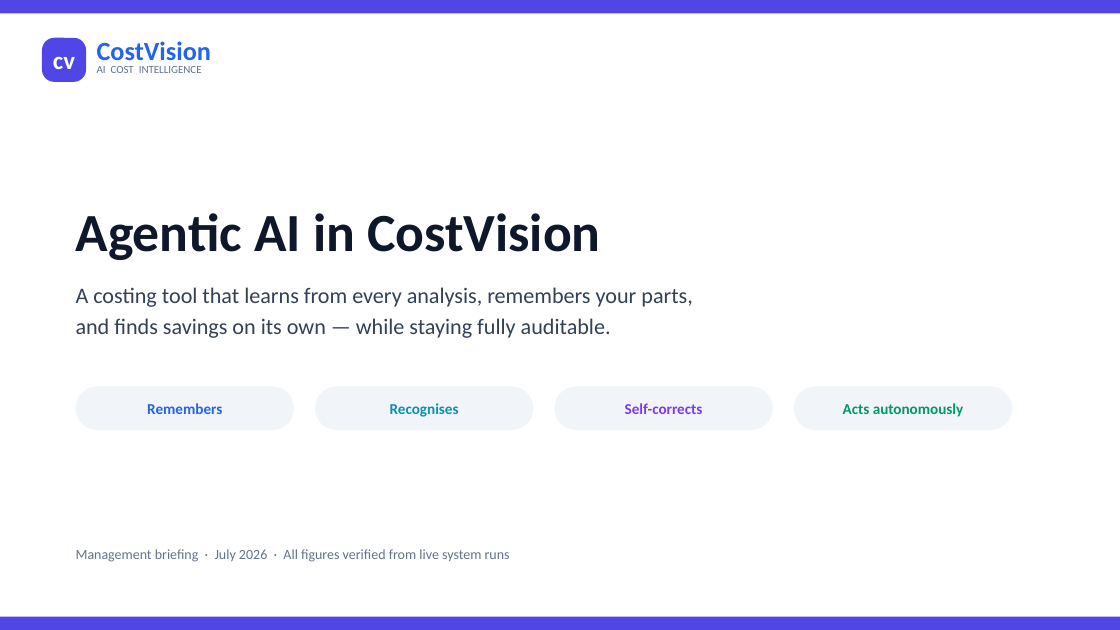
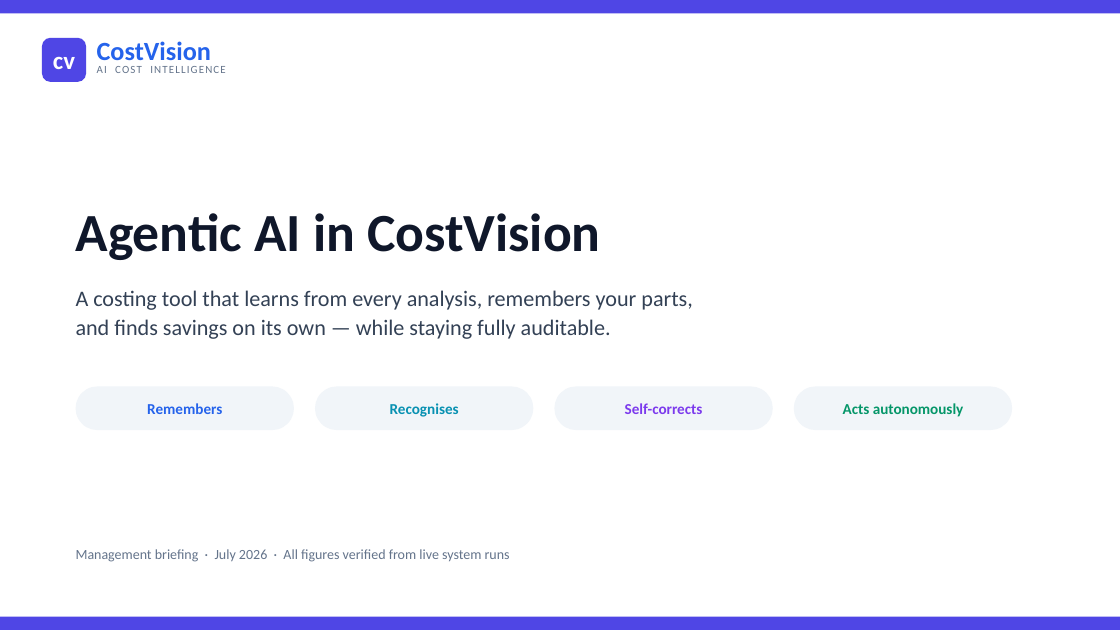
Before and after one commit to bhosaleavinash546/leamington-marathi, a slide deck: slide 1 of CostVision-Agentic-AI-Management-Presentation.pptx. Drawn at 1120x630 pixels with LibreOffice and Linux fonts; fonts in the diff are those of the drawing. Boxes give left, top, right and bottom in pixels: in the first picture for what was removed or moved away, otherwise in the second. Text is boxed around its words. In the diff, an @@ line names an element or a change of style, - is before the commit and + after.

```diff
--- a/CostVision-Agentic-AI-Management-Presentation.pptx
+++ b/CostVision-Agentic-AI-Management-Presentation.pptx
@@ text "cv" moved from (x1=42, y1=38, x2=87, y2=82) to (x1=53, y1=57, x2=75, y2=69) @@
@@ text "cv" at (x1=53, y1=57, x2=75, y2=69): fill #4F46E5 to none @@
@@ rounded rectangle added at (x1=42, y1=38, x2=87, y2=82), fill #4F46E5 @@
@@ text "CostVision" at (x1=97, y1=41, x2=211, y2=67): less space between paragraphs @@
@@ text "AI COST INTELLIGENCE" at (x1=97, y1=63, x2=365, y2=82): letter spacing 0 to 1 pt; less space between paragraphs @@
@@ text "A costing tool that learns ..." at (x1=76, y1=290, x2=692, y2=339): line spacing 1 to 1.1; less space between paragraphs @@
```
Also in this commit, not shown: 19 other slides changed, 1 other file.
